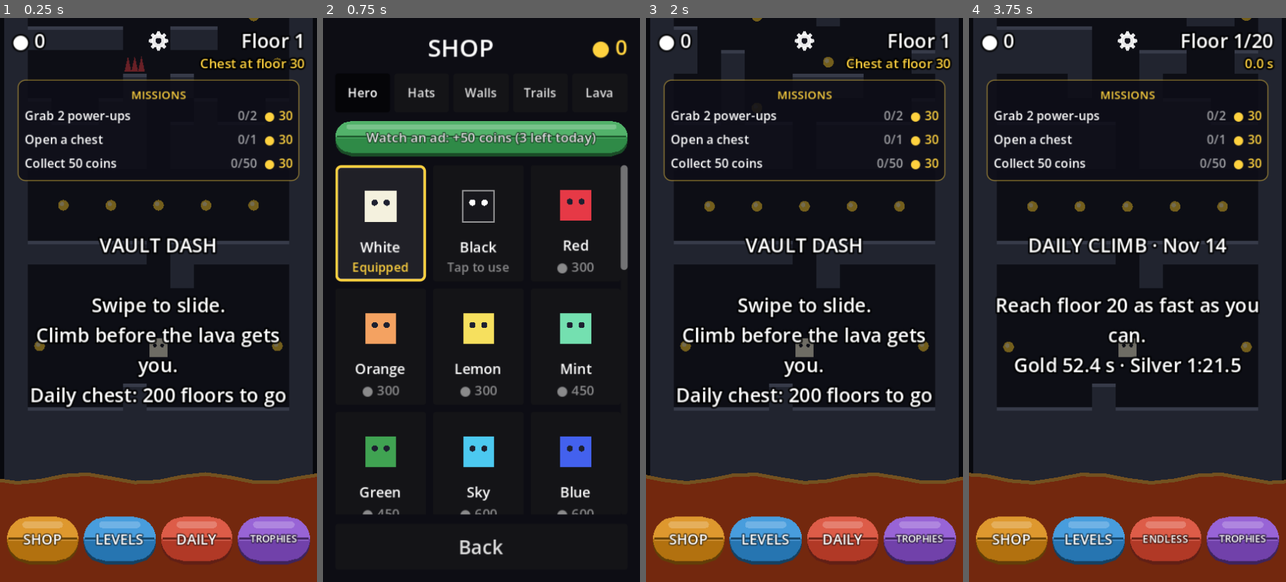
Above: before the commit, frames 1-4 (left to right).
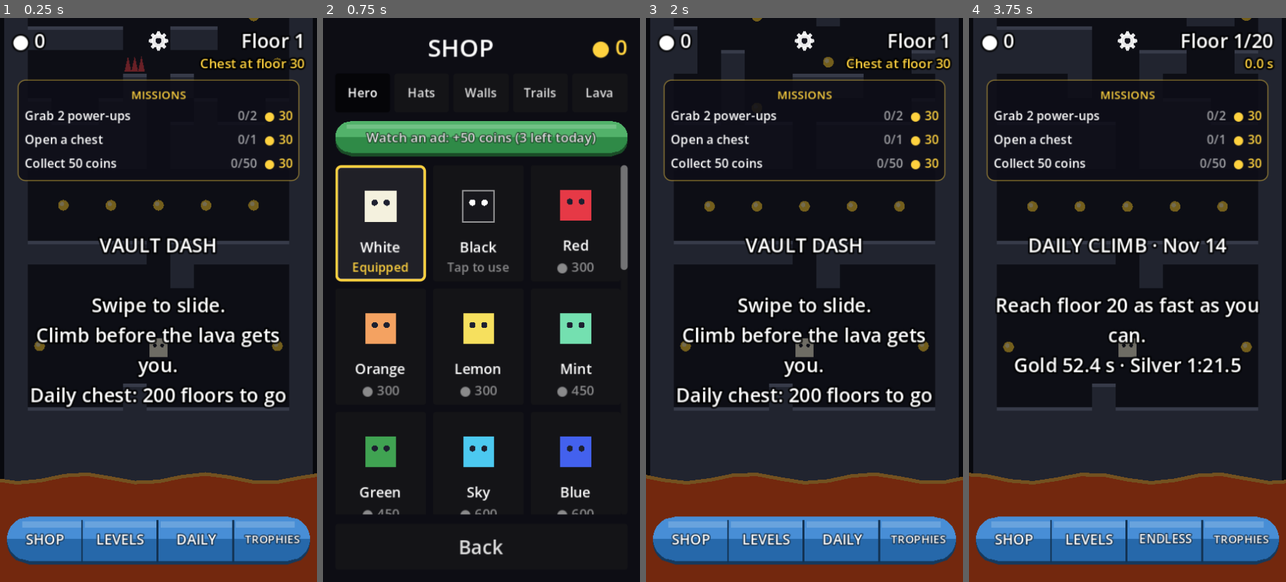
Above: after the commit, the same moments.

Repository: erelcaferm/vault-dash
Game: Godot game, scene res://scenes/main.tscn
Two runs of this game, one before a commit and one after it. Both use one fixed random seed, a clock stepped at 60 frames per second and the inputs below.
Inputs:
- Up to frame 1 (0.25 s): no input
- Up to frame 2 (0.75 s): click "SHOP" at 0.5 s
- Up to frame 3 (2 s): click "LEVELS" at 1.25 s
- Up to frame 4 (3.75 s): click "DAILY" at 2 s; click "TROPHIES" at 2.75 s; click "ENDLESS" at 3.5 s

The runs differ from the first frame. In frame 1, 6.6% of the frame differs, in the area x 2-98%, y 88-97%; in frame 2, 0.2%; in frame 3, 6.6%; in frame 4, 6.7%.

Commit message:
Bottom bars are one pill split into buttons, all one colour
Each button is a segment of a single capsule with an indented line between
neighbours; end caps follow whichever buttons are visible.

Co-Authored-By: Claude Opus 5.5 (1M context) <noreply@anthropic.com>
Claude-Session: https://claude.ai/code/session_012HmKL1m49VtDJvmPDdVVsr

Diff:
--- a/scripts/main.gd
+++ b/scripts/main.gd
@@ -10,6 +10,8 @@
 const ChestScreen := preload("res://scripts/chest_screen.gd")
 const PillStyle := preload("res://scripts/pill_style.gd")
 const Ads := preload("res://scripts/ads.gd")
+## The bottom bars are one pill split into buttons, all this colour.
+const BAR_COLOR := Color("2f7fd0")
 const Achievements := preload("res://scripts/achievements.gd")
 const AchievementsScreen := preload("res://scripts/achievements_screen.gd")
 const Sfx := preload("res://scripts/sfx.gd")
@@ -1221,14 +1223,14 @@
 	menu_bar.offset_right = 172
 	menu_bar.offset_top = -74
 	menu_bar.offset_bottom = -20
-	menu_bar.add_theme_constant_override("separation", 6)
+	menu_bar.add_theme_constant_override("separation", 0)
 	hud.add_child(menu_bar)
-	shop_button = _menu_button("SHOP", _open_shop, Color("d98a12"))
-	_menu_button("LEVELS", _open_levels, Color("2f8fd8"))
+	shop_button = _menu_button("SHOP", _open_shop, BAR_COLOR)
+	_menu_button("LEVELS", _open_levels, BAR_COLOR)
 	daily_button = _menu_button("DAILY", func():
 		daily_mode = not daily_mode
-		reset(), Color("d8462f"))
-	_menu_button("TROPHIES", _open_achievements, Color("8a4fd0"))
+		reset(), BAR_COLOR)
+	_menu_button("TROPHIES", _open_achievements, BAR_COLOR)
 
 	pause_button = Button.new()
 	pause_button.text = "II"
@@ -1249,15 +1251,15 @@
 	level_bar.offset_right = 172
 	level_bar.offset_top = -74
 	level_bar.offset_bottom = -20
-	level_bar.add_theme_constant_override("separation", 6)
+	level_bar.add_theme_constant_override("separation", 0)
 	level_bar.visible = false
 	hud.add_child(level_bar)
-	level_back_button = _bar_button(level_bar, "LEVELS", _leave_level, Color("2f8fd8"))
+	level_back_button = _bar_button(level_bar, "LEVELS", _leave_level, BAR_COLOR)
 	_bar_button(level_bar, "RETRY", func():
 		if state == State.PAUSED:
 			state = State.DEAD
-		reset(), Color("d98a12"))
-	level_next_button = _bar_button(level_bar, "NEXT", func(): start_campaign_level(level_index + 1), Color("3aa856"))
+		reset(), BAR_COLOR)
+	level_next_button = _bar_button(level_bar, "NEXT", func(): start_campaign_level(level_index + 1), BAR_COLOR)
 
 	revive_button = Button.new()
 	revive_button.set_anchors_preset(Control.PRESET_CENTER_BOTTOM)
@@ -1286,7 +1288,7 @@
 	ad_bar.offset_top = -200
 	ad_bar.offset_bottom = -154
 	ad_bar.alignment = BoxContainer.ALIGNMENT_CENTER
-	ad_bar.add_theme_constant_override("separation", 8)
+	ad_bar.add_theme_constant_override("separation", 0)
 	ad_bar.visible = false
 	hud.add_child(ad_bar)
 	ad_revive_button = _bar_button(ad_bar, "FREE REVIVE", ad_revive, Color("3aa856"))
@@ -1490,6 +1492,7 @@
 	b.add_theme_stylebox_override("focus", StyleBoxEmpty.new())
 	b.add_theme_stylebox_override("pressed", PillStyle.new(color, true))
 	b.add_theme_stylebox_override("disabled", PillStyle.new(color.darkened(0.4)))
+	b.visibility_changed.connect(_style_bar.bind(bar))
 	for key in ["font_color", "font_hover_color", "font_pressed_color", "font_focus_color", "font_hover_pressed_color"]:
 		b.add_theme_color_override(key, Color.WHITE)
 	b.add_theme_color_override("font_outline_color", color.darkened(0.65))
@@ -1503,15 +1506,30 @@
 	return b
 
 
+## Rounds the ends of the first and last visible buttons and puts a dividing
+## line after every other one, so the bar reads as one pill.
+func _style_bar(bar: HBoxContainer) -> void:
+	var shown: Array = bar.get_children().filter(func(b): return b.visible)
+	for i in shown.size():
+		var b: Button = shown[i]
+		for key in ["normal", "pressed", "disabled"]:
+			var face: PillStyle = b.get_theme_stylebox(key)
+			face.round_left = i == 0
+			face.round_right = i == shown.size() - 1
+			face.divider = i < shown.size() - 1
+		b.queue_redraw()
+
+
 ## Shrinks the bar buttons' text to fit, after the language changes.
 func _fit_bar(bar: HBoxContainer) -> void:
+	_style_bar(bar)
 	var count := bar.get_child_count()
 	for b: Button in bar.get_children():
 		b.add_theme_font_size_override("font_size", 16)
 		var label := Label.new()
 		label.text = b.text
 		label.add_theme_font_size_override("font_size", 16)
-		fit_font(label, (344.0 - 6.0 * (count - 1)) / count - 26.0, 10)
+		fit_font(label, 344.0 / count - 22.0, 10)
 		b.add_theme_font_size_override("font_size", label.get_theme_font_size("font_size"))
 		label.free()
 
--- a/scripts/pill_style.gd
+++ b/scripts/pill_style.gd
@@ -1,12 +1,17 @@
 extends StyleBox
-## A capsule-shaped button face split into two halves by an indent across the
-## middle, like a pill: a lighter top half, a darker bottom half and a thick
-## lip underneath. `glow` (0..1) draws a pulsing gold halo, used by the shop
-## button when there are new items to look at.
+## One segment of a pill-shaped button bar: the whole bar reads as a single
+## capsule, and each button is a slice of it, split from its neighbour by an
+## indented line. `round_left` / `round_right` give the end segments their
+## rounded caps (a lone button gets both). The face has a lighter top half,
+## a darker bottom half and a thick lip underneath. `glow` (0..1) draws a
+## pulsing gold halo, used by the shop button when there are new items.
 
 var color := Color("3a7bd5")
 var pressed := false
 var glow := 0.0
+var round_left := true
+var round_right := true
+var divider := false             # draw the indent on the right edge
 
 const LIP := 4.0
 
@@ -14,8 +19,8 @@
 func _init(base := Color("3a7bd5"), is_pressed := false) -> void:
 	color = base
 	pressed = is_pressed
-	content_margin_left = 10
-	content_margin_right = 10
+	content_margin_left = 8
+	content_margin_right = 8
 	content_margin_top = 2
 	content_margin_bottom = LIP + 2
 
@@ -23,46 +28,50 @@
 func _draw(to_canvas_item: RID, rect: Rect2) -> void:
 	var rs := RenderingServer
 	var face := Rect2(rect.position, rect.size - Vector2(0, LIP))
-	if pressed:
-		face.position.y += LIP - 1.0
 	if glow > 0.0:
 		for i in 3:
 			var grow := 3.0 + i * 3.0
-			rs.canvas_item_add_polygon(to_canvas_item, _capsule(face.grow(grow), 0.0, 1.0),
+			rs.canvas_item_add_polygon(to_canvas_item, _shape(face.grow(grow), 0.0, 1.0),
 					PackedColorArray([Color(1.0, 0.82, 0.25, glow * (0.4 - i * 0.12))]))
-	# Lip, then the two halves, then the indent between them.
-	if not pressed:
-		rs.canvas_item_add_polygon(to_canvas_item, _capsule(Rect2(face.position + Vector2(0, LIP), face.size), 0.0, 1.0),
-				PackedColorArray([color.darkened(0.55)]))
-	rs.canvas_item_add_polygon(to_canvas_item, _capsule(face, 0.5, 1.0), PackedColorArray([color.darkened(0.18)]))
-	rs.canvas_item_add_polygon(to_canvas_item, _capsule(face, 0.0, 0.5), PackedColorArray([color.lightened(0.12)]))
-	var mid := face.position.y + face.size.y * 0.5
-	var inset := face.size.y * 0.5 - sqrt(maxf(face.size.y * 0.25 * face.size.y - 1.0, 0.0)) + 1.5
-	var left := face.position.x + inset
-	var right := face.end.x - inset
-	rs.canvas_item_add_line(to_canvas_item, Vector2(left, mid - 0.5), Vector2(right, mid - 0.5), color.darkened(0.5), 2.0)
-	rs.canvas_item_add_line(to_canvas_item, Vector2(left, mid + 1.5), Vector2(right, mid + 1.5), color.lightened(0.25) * Color(1, 1, 1, 0.5), 1.0)
-	# A soft shine along the top half.
-	var shine := Rect2(face.position + Vector2(face.size.y * 0.35, face.size.y * 0.1), Vector2(face.size.x - face.size.y * 0.7, face.size.y * 0.16))
+	# Lip, then the two halves of the face; pressed segments sink into the lip.
+	rs.canvas_item_add_polygon(to_canvas_item, _shape(Rect2(face.position + Vector2(0, LIP), face.size), 0.0, 1.0),
+			PackedColorArray([color.darkened(0.55)]))
+	if pressed:
+		face.position.y += LIP - 1.0
+	var tint := color.darkened(0.12) if pressed else color
+	rs.canvas_item_add_polygon(to_canvas_item, _shape(face, 0.5, 1.0), PackedColorArray([tint.darkened(0.18)]))
+	rs.canvas_item_add_polygon(to_canvas_item, _shape(face, 0.0, 0.5), PackedColorArray([tint.lightened(0.12)]))
+	# A soft shine along the top.
+	var pad_l := face.size.y * 0.35 if round_left else 2.0
+	var pad_r := face.size.y * 0.35 if round_right else 2.0
+	var shine := Rect2(face.position + Vector2(pad_l, face.size.y * 0.1), Vector2(face.size.x - pad_l - pad_r, face.size.y * 0.14))
 	if shine.size.x > 0.0:
-		rs.canvas_item_add_polygon(to_canvas_item, _capsule(shine, 0.0, 1.0), PackedColorArray([Color(1, 1, 1, 0.22)]))
+		rs.canvas_item_add_rect(to_canvas_item, shine, Color(1, 1, 1, 0.18))
+	# The indent between this button and the next one.
+	if divider:
+		var x := rect.end.x
+		var y0 := rect.position.y + 4.0
+		var y1 := rect.end.y - 2.0
+		rs.canvas_item_add_line(to_canvas_item, Vector2(x - 1.0, y0), Vector2(x - 1.0, y1), color.darkened(0.6), 2.0)
+		rs.canvas_item_add_line(to_canvas_item, Vector2(x + 0.5, y0), Vector2(x + 0.5, y1), Color(color.lightened(0.35), 0.5), 1.0)
 
 
-## The slice of a capsule filling `r` between the fractions `top` and `bottom`
-## of its height, as a polygon.
-static func _capsule(r: Rect2, top: float, bottom: float) -> PackedVector2Array:
+## The slice of the segment filling `r` between the fractions `top` and
+## `bottom` of its height, as a polygon: rounded at whichever ends are caps.
+func _shape(r: Rect2, top: float, bottom: float) -> PackedVector2Array:
 	var rad := minf(r.size.y, r.size.x) * 0.5
 	var y0 := r.position.y + r.size.y * top
 	var y1 := r.position.y + r.size.y * bottom
-	var lc := Vector2(r.position.x + rad, r.position.y + r.size.y * 0.5)
-	var rc := Vector2(r.end.x - rad, lc.y)
+	var cy := r.position.y + r.size.y * 0.5
+	var lx := r.position.x + rad
+	var rx := r.end.x - rad
 	var points := PackedVector2Array()
 	const STEPS := 10
-	# Right end, top to bottom, then the left end, bottom to top.
+	# Right edge, top to bottom, then the left edge, bottom to top.
 	for i in STEPS + 1:
 		var y := lerpf(y0, y1, float(i) / STEPS)
-		points.append(Vector2(rc.x + sqrt(maxf(rad * rad - (y - rc.y) * (y - rc.y), 0.0)), y))
+		points.append(Vector2(rx + sqrt(maxf(rad * rad - (y - cy) * (y - cy), 0.0)) if round_right else r.end.x, y))
 	for i in STEPS + 1:
 		var y := lerpf(y1, y0, float(i) / STEPS)
-		points.append(Vector2(lc.x - sqrt(maxf(rad * rad - (y - lc.y) * (y - lc.y), 0.0)), y))
+		points.append(Vector2(lx - sqrt(maxf(rad * rad - (y - cy) * (y - cy), 0.0)) if round_left else r.position.x, y))
 	return points
